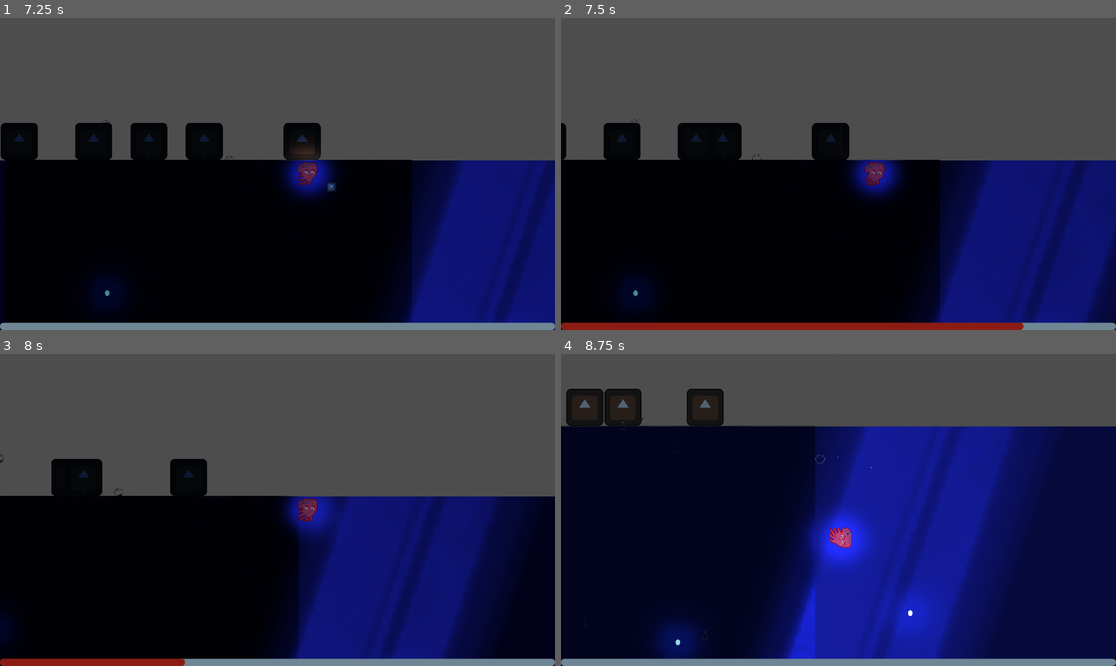
Above: before the commit, frames 1-4 (two rows, left to right).
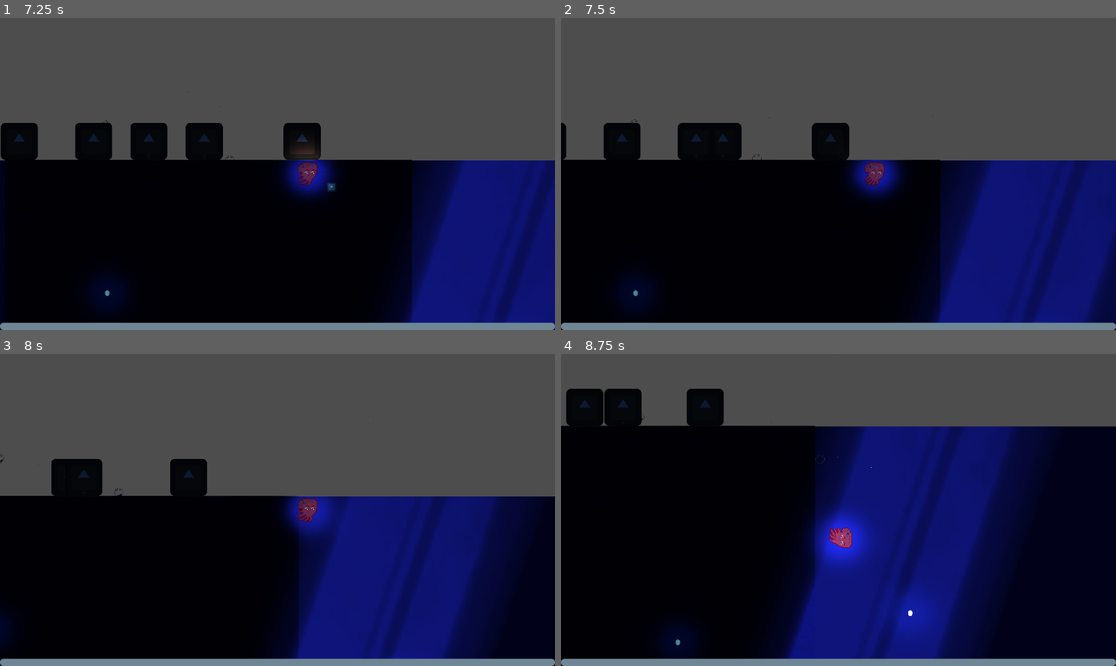
Above: after the commit, the same moments.

Repository: alfroids/tidal-storm
Game: Godot game, scene res://scenes/levels/main.tscn
Same seed, same stepped clock (60 frames per second), same inputs: the game is played once before the commit and once after it. The engine's default icon, where the game draws it, is replaced by a stand-in: a white triangle on a blue panel in a dark square.
Inputs:
- Up to frame 1 (7.25 s): hold W (move_up) 0.53-2.03 s; tap Space (dash) every 0.75 s from 0.6 to 6.6 s; hold A (move_left) 2.03-3.53 s; hold S (move_down) 3.53-4.28 s; hold D (move_right) 4.28-5.03 s; hold W (move_up) 5.03-5.78 s; hold D (move_right) from 5.78 s (still down)
- Up to frame 2 (7.5 s): keep holding D (move_right); tap Space (dash) at 7.35 s
- Up to frame 3 (8 s): keep holding D (move_right)
- Up to frame 4 (8.75 s): release D (move_right) at 8.03 s; hold S (move_down) from 8.03 s (still down); tap Space (dash) at 8.1 s

Frame 1 is identical in both runs. In frame 2, 2.0% of the frame differs, in the area x 0-84%, y 97-100%; in frame 3, 0.8%; in frame 4, 72%, in the area x 0-100%, y 0-100%.

Commit message:
Update MissionItem

Diff:
--- a/scenes/management/cycle_manager.gd
+++ b/scenes/management/cycle_manager.gd
@@ -8,18 +8,27 @@
 @export var calm_timer: Timer
 @export var storm_timer: Timer
 
+@onready var current_phase: PHASE = PHASE.CALM
+
 
 func _on_calm_timer_timeout() -> void:
 	#print("calm ended")
 	storm_timer.start()
+	current_phase = PHASE.STORM
 	cycle_started.emit(PHASE.STORM)
 
 
 func _on_storm_timer_timeout() -> void:
 	#print("storm ended")
 	calm_timer.start()
+	current_phase = PHASE.CALM
 	cycle_started.emit(PHASE.CALM)
 
 
-func delay_calm_timer(delay: float) -> void:
-	calm_timer.start(calm_timer.time_left + delay)
+func delay_cycle_timer(delay: float) -> void:
+	if current_phase == PHASE.STORM:
+		storm_timer.start(storm_timer.time_left + delay)
+	elif current_phase == PHASE.CALM:
+		calm_timer.start(calm_timer.time_left + delay)
+	else:
+		print("ue")
--- a/scenes/mission/mission-item/mission_item.gd
+++ b/scenes/mission/mission-item/mission_item.gd
@@ -11,5 +11,5 @@
 
 
 func _on_body_entered(_body: Node2D) -> void:
-	CycleManager.delay_calm_timer(data.delay_time)
+	CycleManager.delay_cycle_timer(data.delay_time)
 	queue_free()
